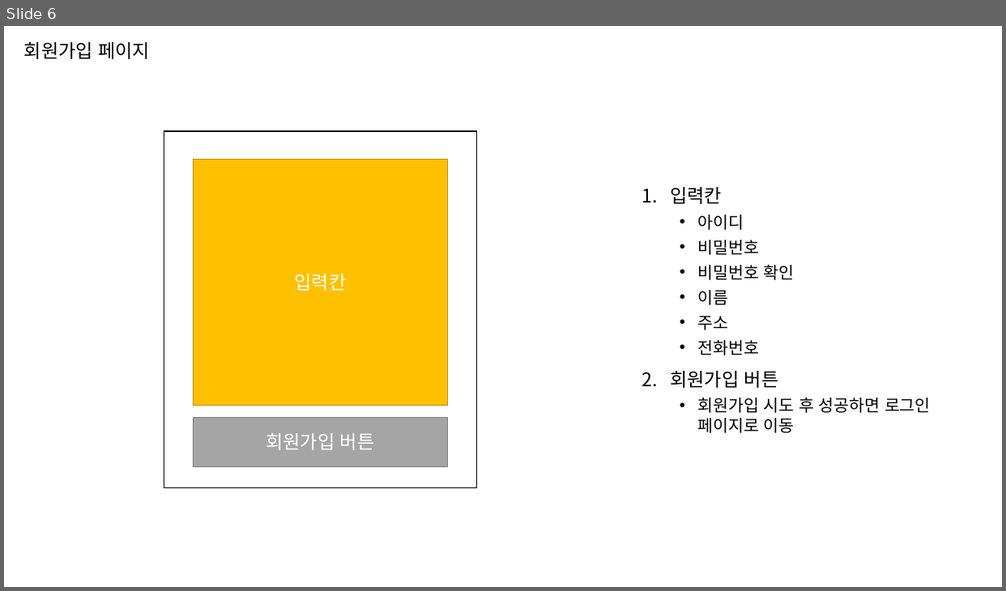
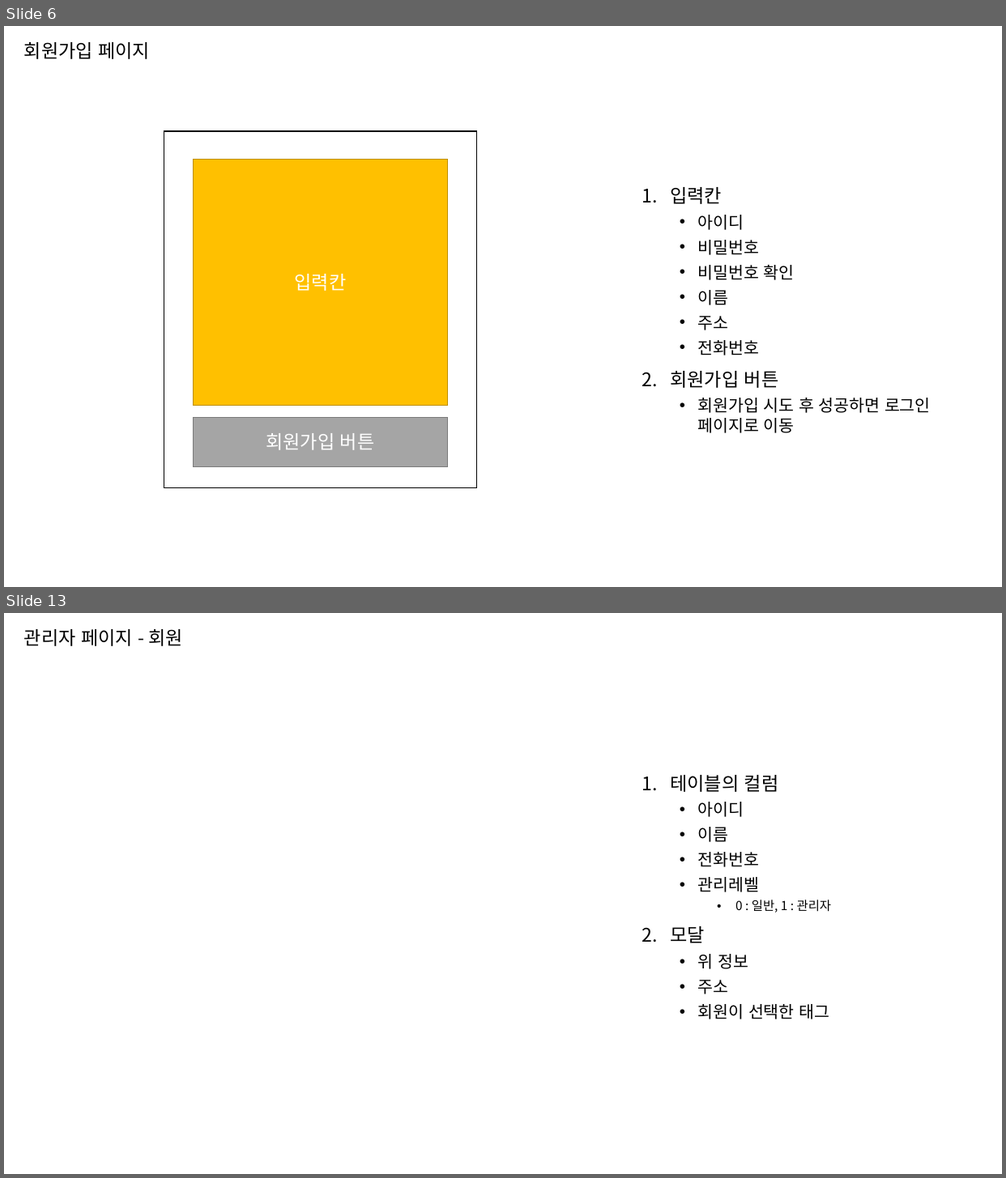
Before and after one commit to jihunz/HiSnack, a slide deck: document/ppt/Hi Snack! 페이지 별 구성 요소.pptx. Shown one above the other, each under a label of ours: slide 6 before the commit, slides 6 and 13 after it; the slides between them are not shown. The pictures are 1006x591 and 1006x1178 pixels, drawn with LibreOffice and Linux fonts; fonts in the diff are those of the drawing. Boxes give left, top, right and bottom in pixels: in the first picture for what was removed or moved away, otherwise in the second. Text is boxed around its words. In the diff, an @@ line names an element or a change of style, - is before the commit and + after.

Commit message:
docs: 페이지별 구성 요소.ppt 수정

```diff
--- a/document/ppt/Hi Snack! 페이지 별 구성 요소.pptx
+++ b/document/ppt/Hi Snack! 페이지 별 구성 요소.pptx
@@ slide 13 added at (x1=4, y1=613, x2=1002, y2=1174), background #FFFFFF @@
@@ title added at (x1=24, y1=629, x2=184, y2=646), 18 pt, text #000000 @@
+관리자 페이지 - 회원
@@ text added at (x1=670, y1=775, x2=831, y2=1020), 16 pt, text #000000 @@
+1. 테이블의 컬럼
+  • 아이디
+  • 이름
+  • 전화번호
+  • 관리레벨
+    • 0 : 일반, 1 : 관리자
+2. 모달
+  • 위 정보
+  • 주소
+  • 회원이 선택한 태그
```
Also in this commit, not shown: 1 slide changed, 10 other slides added, 2 other files.
